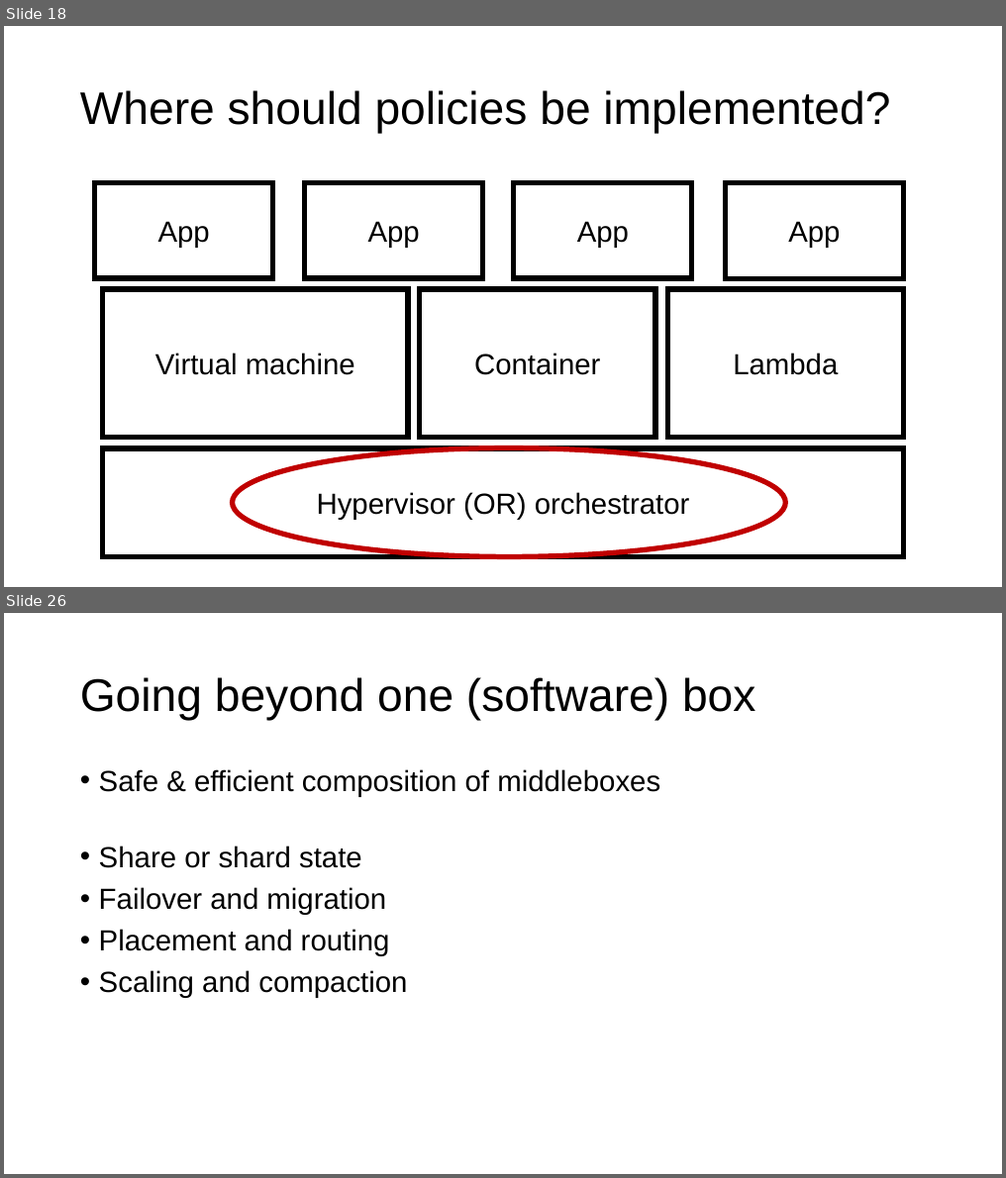
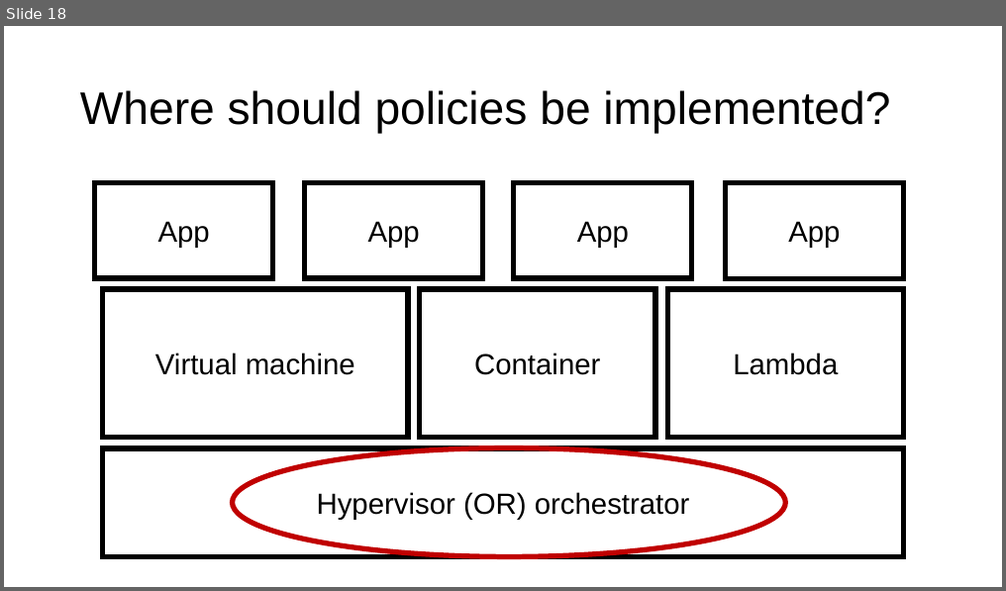
Before and after one commit to ngsrinivas/coursegen, a slide deck: ex/552-S24/staging/552-S24/lectures/11-network-software-data-plane.pptx. Shown one above the other, each under a label of ours: slides 18 and 26 before the commit, slide 18 after it; the slides between them are not shown. The pictures are 1006x1178 and 1006x591 pixels, drawn with LibreOffice and Linux fonts; fonts in the diff are those of the drawing. Boxes give left, top, right and bottom in pixels: in the first picture for what was removed or moved away, otherwise in the second. Text is boxed around its words. In the diff, an @@ line names an element or a change of style, - is before the commit and + after.

```diff
--- a/ex/552-S24/staging/552-S24/lectures/11-network-software-data-plane.pptx
+++ b/ex/552-S24/staging/552-S24/lectures/11-network-software-data-plane.pptx
@@ slide 26 removed at [4,613,1002,1174], background #FFFFFF @@
@@ title removed at [80,677,755,721] @@
-Going beyond one (software) box
@@ text removed at [99,769,660,998] @@
-• Safe & efficient composition of middleboxes
-• Share or shard state
-• Failover and migration
-• Placement and routing
-• Scaling and compaction
```
Also in this commit, not shown: 7 other slides removed, 3 other files.
